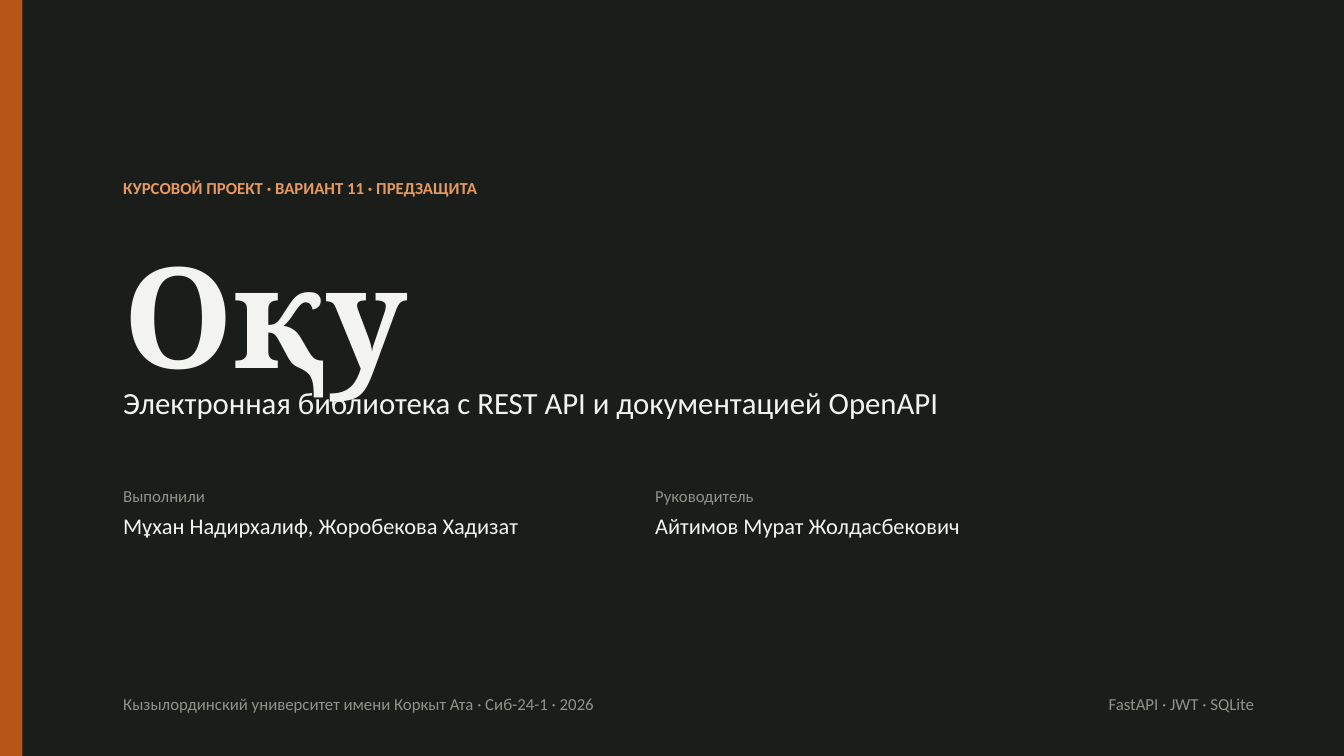
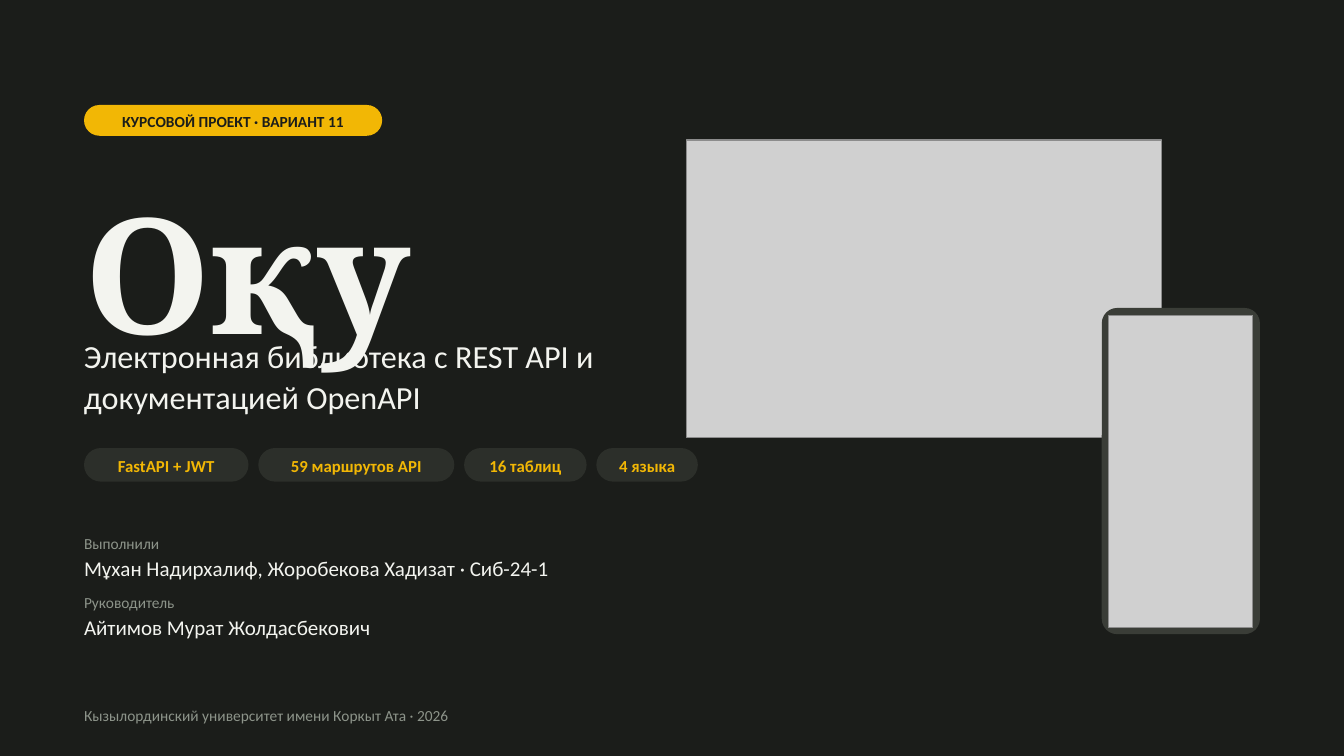
Before and after one commit to Kioku-0/oqu, a slide deck: slide 1 of Для_сдачи/2_Презентации/Оқу_предзащита_рус.pptx. Drawn at 1344x756 pixels with LibreOffice and Linux fonts; fonts in the diff are those of the drawing; grey boxes stand for pictures. Boxes give left, top, right and bottom in pixels: in the first picture for what was removed or moved away, otherwise in the second. Text is boxed around its words. In the diff, an @@ line names an element or a change of style, - is before the commit and + after.

Commit message:
Новая презентация к предзащите: больше содержания, цвета докладчиков, ответы на вопросы
12 слайдов: задание с привязкой к коду, пример ответа API, архитектура и выбор технологий, 16 таблиц и ограничения, JWT и защита от угроз, граничные случаи с названиями тестов, QR-код на сайт. Мұхан - фиолетовый, Хадизат - жёлтый (простые слайды). Речь в заметках: Мұхан по-русски с блоком «если спросят», Хадизат на казахском, кыргызском или русском.

```diff
--- a/Для_сдачи/2_Презентации/Оқу_предзащита_рус.pptx
+++ b/Для_сдачи/2_Презентации/Оқу_предзащита_рус.pptx
@@ rectangle removed at <box>0,0,22,756</box> @@
@@ text "КУРСОВОЙ ПРОЕКТ · ВАРИАНТ 11" at <box>122,114,344,127</box>: vertical alignment top to middle @@
@@ rounded rectangle added at <box>84,105,382,136</box>, fill #F2B705 @@
@@ text at <box>122,114,344,127</box>: text changed; size 12 to 11 pt; text colour #E59A62 to #1B1D1A @@
-КУРСОВОЙ ПРОЕКТ · ВАРИАНТ 11 · ПРЕДЗАЩИТА
+КУРСОВОЙ ПРОЕКТ · ВАРИАНТ 11
@@ rounded rectangle added at <box>687,140,1163,438</box>, fill #2C2F2A @@
@@ picture added at <box>687,140,1163,438</box> @@
@@ text "Оқу": place and size @@
-text "Оқу" at <box>123,266,407,404</box>
+text "Оқу" at <box>84,217,411,373</box>
@@ text "Оқу" at <box>84,217,411,373</box>: size 100 to 115 pt; line spacing 1.15 to 1.12 @@
@@ rounded rectangle added at <box>1102,309,1260,635</box>, fill #3A3D37 @@
@@ picture added at <box>1109,316,1253,628</box> @@
@@ text "Электронная библиотека с REST API ...": place and size @@
-text "Электронная библиотека с REST API ..." at <box>123,388,938,419</box>
+text "Электронная библиотека с REST API ..." at <box>84,341,593,415</box>
@@ text "Электронная библиотека с REST API ..." at <box>84,341,593,415</box>: size 22 to 23 pt; line spacing 1.15 to 1.05 @@
@@ text "FastAPI + JWT" at <box>118,461,214,472</box>: vertical alignment top to middle @@
@@ rounded rectangle added at <box>84,448,248,481</box>, fill #2C2F2A @@
@@ rounded rectangle added at <box>258,448,454,481</box>, fill #2C2F2A @@
@@ rounded rectangle added at <box>464,448,587,481</box>, fill #2C2F2A @@
@@ rounded rectangle added at <box>597,448,699,481</box>, fill #2C2F2A @@
@@ text at <box>118,461,214,472</box>: text changed; text colour #8D948A to #F2B705; bold on @@
-FastAPI · JWT · SQLite
+FastAPI + JWT
@@ text added at <box>291,461,422,475</box>, 12 pt, text #F2B705, bold @@
+59 маршрутов API
@@ text added at <box>489,460,561,475</box>, 12 pt, text #F2B705, bold @@
+16 таблиц
@@ text added at <box>619,461,675,472</box>, 12 pt, text #F2B705, bold @@
+4 языка
@@ text "Выполнили": place and size @@
-text "Выполнили" at <box>123,491,205,502</box>
+text "Выполнили" at <box>84,539,159,549</box>
@@ text "Выполнили" at <box>84,539,159,549</box>: size 12 to 11 pt; line spacing 1.15 to 1.12 @@
@@ text at <box>84,561,548,580</box>: text changed; size 16 to 15 pt @@
-Мұхан Надирхалиф, Жоробекова Хадизат
+Мұхан Надирхалиф, Жоробекова Хадизат · Сиб-24-1
@@ text "Руководитель" at <box>84,598,174,611</box>: size 12 to 11 pt; line spacing 1.15 to 1.12 @@
@@ text "Руководитель": place and size @@
-text "Руководитель" at <box>655,491,753,505</box>
+text "Руководитель" at <box>84,598,174,611</box>
@@ text "Айтимов Мурат Жолдасбекович": place and size @@
-text "Айтимов Мурат Жолдасбекович" at <box>655,519,960,538</box>
+text "Айтимов Мурат Жолдасбекович" at <box>84,620,370,639</box>
@@ text "Айтимов Мурат Жолдасбекович" at <box>84,620,370,639</box>: size 16 to 15 pt; line spacing 1.15 to 1.12 @@
@@ text at <box>84,710,448,724</box>: text changed; size 12 to 11 pt @@
-Кызылординский университет имени Коркыт Ата · Сиб-24-1 · 2026
+Кызылординский университет имени Коркыт Ата · 2026
```
Also in this commit, not shown: 3 other slides changed, 8 slides added, 8 slides removed, 6 other files.
